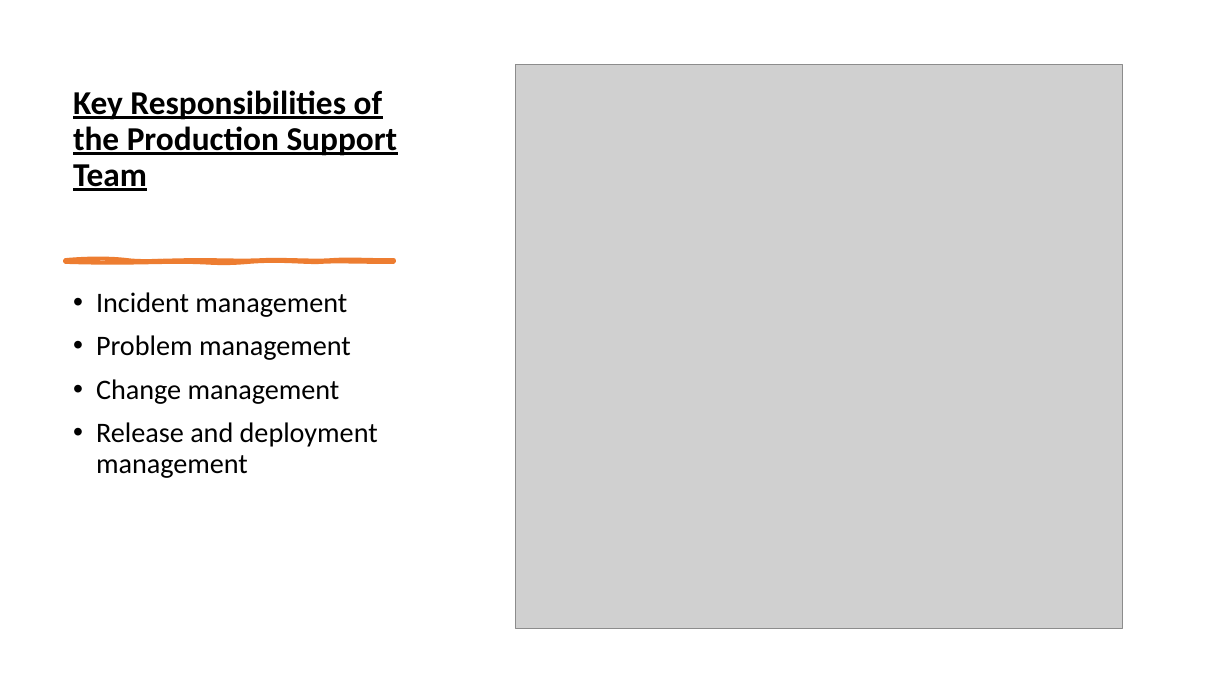
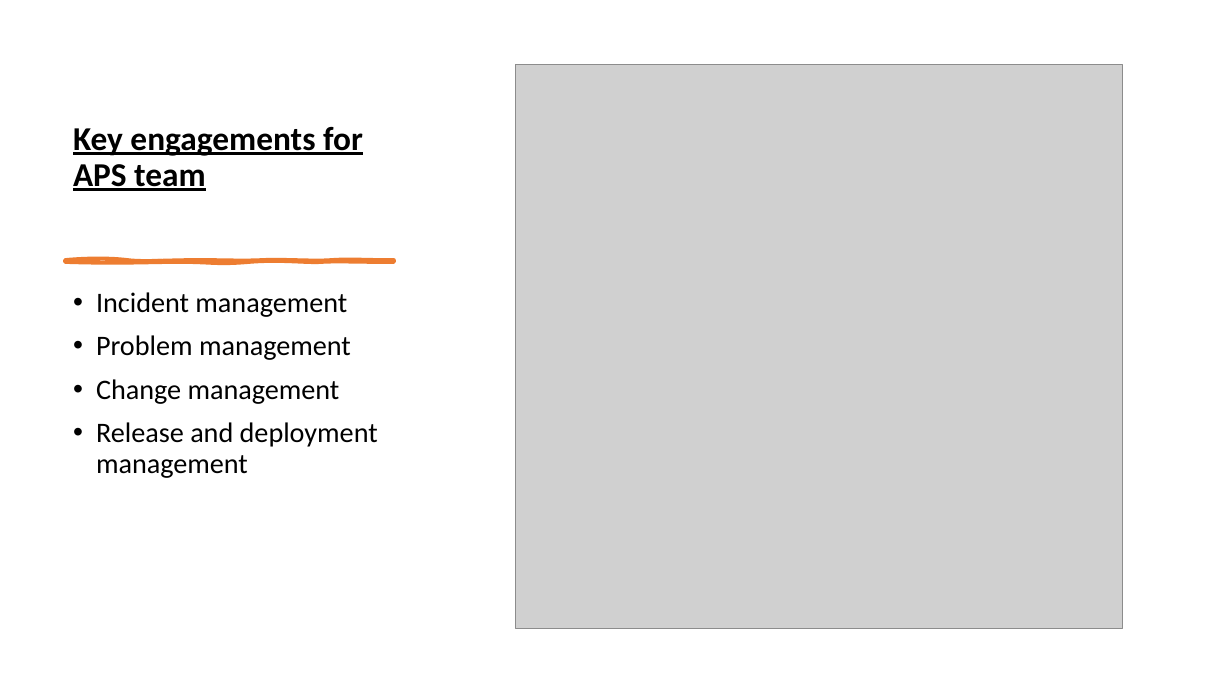
Before and after one commit to spoorthiempowher/Empowher-Curriculum, a slide deck: slide 7 of Prod Support/EmpowHer - Production Support.pptx (slide 6 before the commit). Drawn at 1232x693 pixels with LibreOffice and Linux fonts; fonts in the diff are those of the drawing; grey boxes stand for pictures. Boxes give left, top, right and bottom in pixels: in the first picture for what was removed or moved away, otherwise in the second. Text is boxed around its words. In the diff, an @@ line names an element or a change of style, - is before the commit and + after.

Commit message:
Adding Prod Support PPT

```diff
--- a/Prod Support/EmpowHer - Production Support.pptx
+++ b/Prod Support/EmpowHer - Production Support.pptx
@@ title at [73,127,363,191]: text changed @@
-Key Responsibilities of the Production Support Team
+Key engagements for APS team
```
Also in this commit, not shown: 2 other slides changed, 5 slides added, 4 slides removed.
